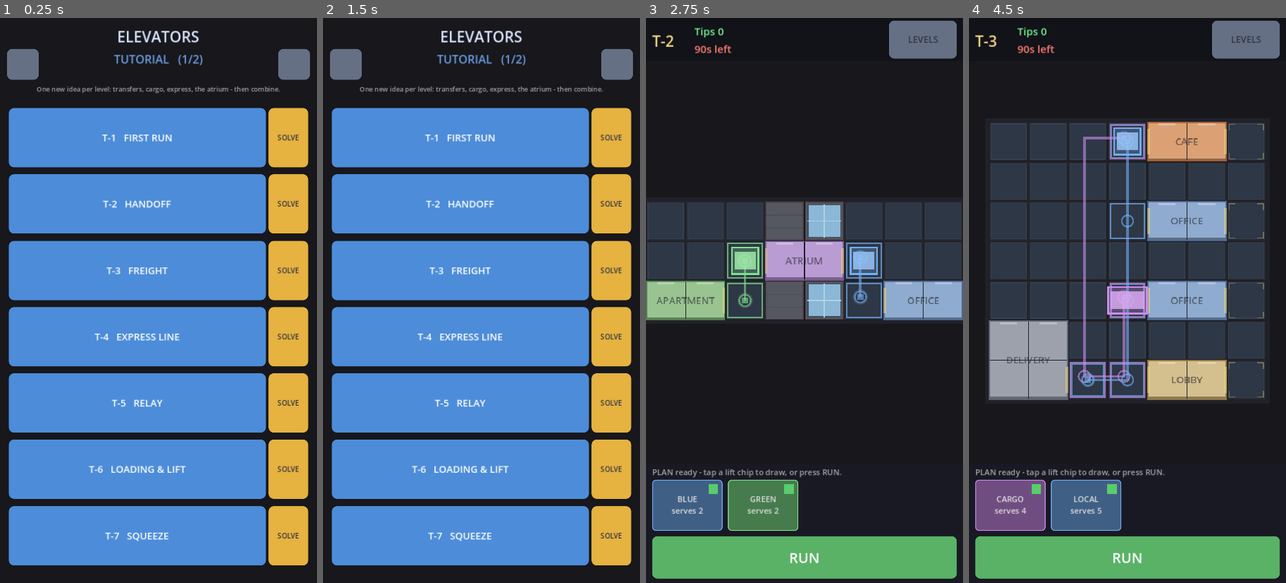
Above: before the commit, frames 1-4 (left to right).
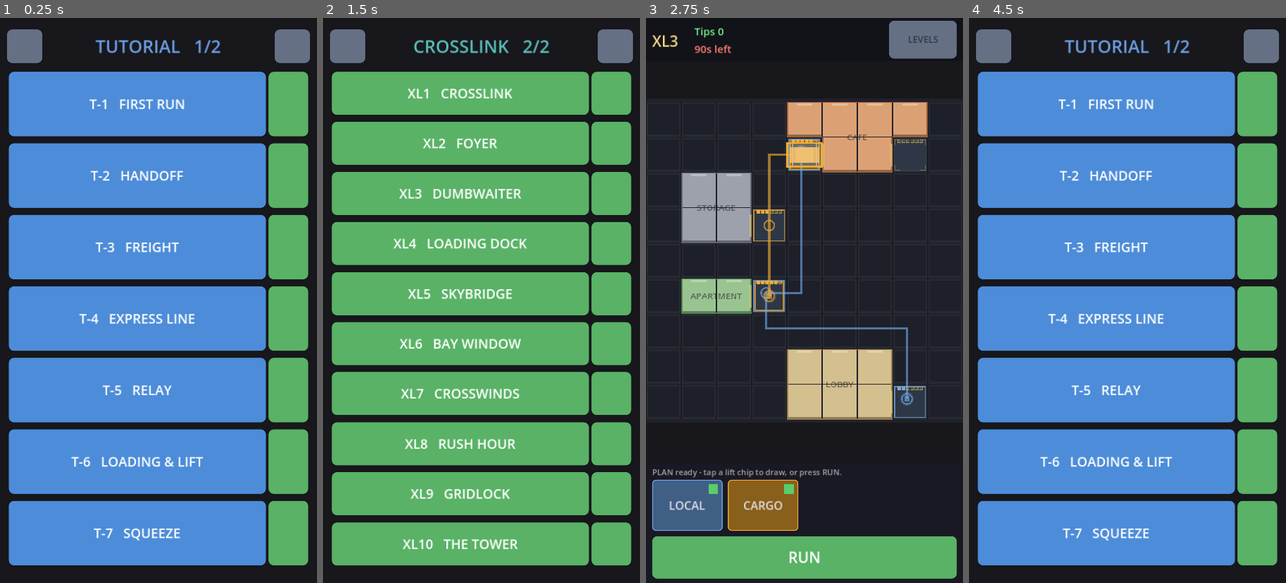
Above: after the commit, the same moments.

Repository: AlexEltonPym/elevator_game
Game: Godot game, scene res://scenes/v5_select.tscn
The game is run twice, just before and just after one commit, with the same random seed, the same clock (stepped at 60 frames per second) and the same inputs.
Inputs (mouse positions are in pixels of both pictures, inside the frame that each line leads up to):
- Up to frame 1 (0.25 s): no input
- Up to frame 2 (1.5 s): click (611, 136) at 0.5 s, where only the run before the commit has a clickable "SOLVE"; click (598, 40) at 1.25 s, where only the run before the commit has a clickable "LEVELS"
- Up to frame 3 (2.75 s): click (934, 204) at 2 s, where only the run before the commit has a clickable "SOLVE"
- Up to frame 4 (4.5 s): click "LEVELS" at 2.75 s; click (1257, 272) at 3.5 s, where only the run before the commit has a clickable "SOLVE"; click (994, 46) at 4.27 s

The runs differ from the first frame. In frame 1, 33% of the frame differs, in the area x 2-98%, y 2-97%; in frame 2, 83%; in frame 3, 31%; in frame 4, 84%, in the area x 1-98%, y 0-100%.

Commit message:
UI polish: contrast fixes, remove chrome text, bigger labels, play-arrow buttons
- Contrast: dark text/icons on light Kenney buttons (grey/yellow) incl. disabled state
  (RUN when not-ready) and the pager arrows; SOLVE replaced by a green play-arrow button.
- Removed chrome: "serves N" on lift chips, the "ELEVATORS" title, and the world blurbs.
- Bigger: world title (40), level names (30), lift chip names (26).
- Select: pager moved up, tiles start higher and are taller now the header is gone.

Co-Authored-By: Claude Opus 4.8 <noreply@anthropic.com>

Diff:
--- a/scripts/v5/hud5.gd
+++ b/scripts/v5/hud5.gd
@@ -113,7 +113,7 @@
 		var btn := Button.new()
 		btn.position = Vector2(14 + i * 172, 1046)
 		btn.size = Vector2(cw, 116)
-		btn.add_theme_font_size_override("font_size", 18)
+		btn.add_theme_font_size_override("font_size", 26)
 		var cf = Ui5.font()
 		if cf != null:
 			btn.add_theme_font_override("font", cf)
@@ -157,9 +157,8 @@
 	action_btn.text = "ABORT - BACK TO PLAN" if running else "RUN"
 	action_btn.disabled = not ready
 	var kcol := "Red" if running else ("Green" if ready else "Grey")
-	Ui5.skin_button(action_btn, kcol, 32)
+	Ui5.skin_button(action_btn, kcol, 34)
 	action_btn.add_theme_stylebox_override("disabled", action_btn.get_theme_stylebox("normal"))
-	action_btn.add_theme_color_override("font_disabled_color", Color(1, 1, 1, 0.4))
 
 
 func refresh_cards() -> void:
@@ -173,7 +172,7 @@
 		var served := 0
 		if route != null:
 			served = route.served_rooms().size()
-		btn.text = "%s\nserves %d" % [card.name, served]
+		btn.text = str(card.name)
 		var pip: ColorRect = chip_pips[i]
 		if route == null:
 			pip.color = Color(0.42, 0.42, 0.48)
--- a/scripts/v5/select5.gd
+++ b/scripts/v5/select5.gd
@@ -7,10 +7,6 @@
 ## world of the level you last played (Levels5.current), so returning lands you where
 ## you were.
 
-const WORLD_BLURB := {
-	"TUTORIAL": "One new idea per level: transfers, cargo, express, the atrium - then combine.",
-	"CROSSLINK": "Numberlink for lifts: thread disjoint routes past each other. Many weavings fit.",
-}
 const WORLD_COL := {
 	"TUTORIAL": Color(0.42, 0.62, 0.88),
 	"CROSSLINK": Color(0.35, 0.74, 0.72),
@@ -65,55 +61,35 @@
 	add_child(bg)
 	bg.set_anchors_preset(Control.PRESET_FULL_RECT)
 
-	var title := Label.new()
-	title.text = "ELEVATORS"
-	title.position = Vector2(0, 18)
-	title.size = Vector2(vp.x, 44)
-	title.add_theme_font_size_override("font_size", 34)
-	title.add_theme_color_override("font_color", Color(0.85, 0.9, 1.0))
-	title.horizontal_alignment = HORIZONTAL_ALIGNMENT_CENTER
-	_kfont(title)
-	add_child(title)
-
-	# World pager: < WORLD (n/2) > with Kenney arrow buttons.
+	# World pager: < WORLD (n/2) > with Kenney arrow buttons (dark arrows on grey via skin).
 	var prev := Ui5.make_button("", "Grey", 20)
 	prev.icon = Ui5.arrow_tex("w")
-	prev.position = Vector2(16, 70)
-	prev.size = Vector2(72, 70)
+	prev.position = Vector2(16, 26)
+	prev.size = Vector2(80, 76)
 	prev.pressed.connect(func(): _flip(-1))
 	add_child(prev)
 
 	var next := Ui5.make_button("", "Grey", 20)
 	next.icon = Ui5.arrow_tex("e")
-	next.position = Vector2(vp.x - 88, 70)
-	next.size = Vector2(72, 70)
+	next.position = Vector2(vp.x - 96, 26)
+	next.size = Vector2(80, 76)
 	next.pressed.connect(func(): _flip(1))
 	add_child(next)
 
 	var wlabel := Label.new()
-	wlabel.text = "%s   (%d/%d)" % [world, page + 1, Levels5.WORLDS.size()]
-	wlabel.position = Vector2(96, 74)
-	wlabel.size = Vector2(vp.x - 192, 34)
-	wlabel.add_theme_font_size_override("font_size", 26)
+	wlabel.text = "%s   %d/%d" % [world, page + 1, Levels5.WORLDS.size()]
+	wlabel.position = Vector2(104, 34)
+	wlabel.size = Vector2(vp.x - 208, 60)
+	wlabel.add_theme_font_size_override("font_size", 40)
 	wlabel.add_theme_color_override("font_color", accent)
 	wlabel.horizontal_alignment = HORIZONTAL_ALIGNMENT_CENTER
+	wlabel.vertical_alignment = VERTICAL_ALIGNMENT_CENTER
 	_kfont(wlabel)
 	add_child(wlabel)
 
-	var blurb := Label.new()
-	blurb.text = str(WORLD_BLURB.get(world, ""))
-	blurb.position = Vector2(24, 150)
-	blurb.size = Vector2(vp.x - 48, 40)
-	blurb.add_theme_font_size_override("font_size", 15)
-	blurb.add_theme_color_override("font_color", Color(1, 1, 1, 0.6))
-	blurb.horizontal_alignment = HORIZONTAL_ALIGNMENT_CENTER
-	blurb.autowrap_mode = TextServer.AUTOWRAP_WORD_SMART
-	_kfont(blurb)
-	add_child(blurb)
-
 	# Level buttons for this world.
 	var items := _levels_in_page()
-	var top := 204.0
+	var top := 122.0
 	var gap := 16.0
 	var n: int = maxi(1, items.size())
 	var h := (vp.y - top - 40.0 - gap * (n - 1)) / float(n)
@@ -125,7 +101,7 @@
 		var has_sol: bool = (lv.get("solution", []) as Array).size() > 0
 		var sol_w := 96.0 if has_sol else 0.0
 		var kcol: String = WORLD_KCOL.get(world, "Blue")
-		var b := Ui5.make_button("%s   %s" % [lv.id, str(lv.name).to_upper()], kcol, 22)
+		var b := Ui5.make_button("%s   %s" % [lv.id, str(lv.name).to_upper()], kcol, 30)
 		b.position = Vector2(20, top + k * (h + gap))
 		b.size = Vector2(vp.x - 40 - sol_w, h)
 		b.clip_text = true
@@ -141,9 +117,11 @@
 			sbar.setup(got, 20.0)
 			sbar.position = Vector2(vp.x - 40 - sol_w - 96.0, top + k * (h + gap) + h * 0.5 - 11.0)
 			add_child(sbar)
-		# "Solution" launch: opens the level with the expert plan already drawn, to compare.
+		# "Solution" launch: a play-arrow button that opens the level with the expert plan
+		# pre-drawn, to compare.
 		if has_sol:
-			var sbtn := Ui5.make_button("SOLVE", "Yellow", 16)
+			var sbtn := Ui5.make_button("", "Green", 16)
+			sbtn.icon = Ui5.arrow_tex("e")
 			sbtn.position = Vector2(vp.x - 20 - sol_w + 6, top + k * (h + gap))
 			sbtn.size = Vector2(sol_w - 6, h)
 			sbtn.pressed.connect(func():
--- a/scripts/v5/ui5.gd
+++ b/scripts/v5/ui5.gd
@@ -92,6 +92,10 @@
 	b.add_theme_color_override("font_color", fg)
 	b.add_theme_color_override("font_hover_color", fg)
 	b.add_theme_color_override("font_pressed_color", fg)
+	b.add_theme_color_override("font_disabled_color", Color(fg, 0.55))
+	b.add_theme_color_override("icon_normal_color", fg)
+	b.add_theme_color_override("icon_hover_color", fg)
+	b.add_theme_color_override("icon_pressed_color", fg)
 	var f = font()
 	if f != null:
 		b.add_theme_font_override("font", f)
